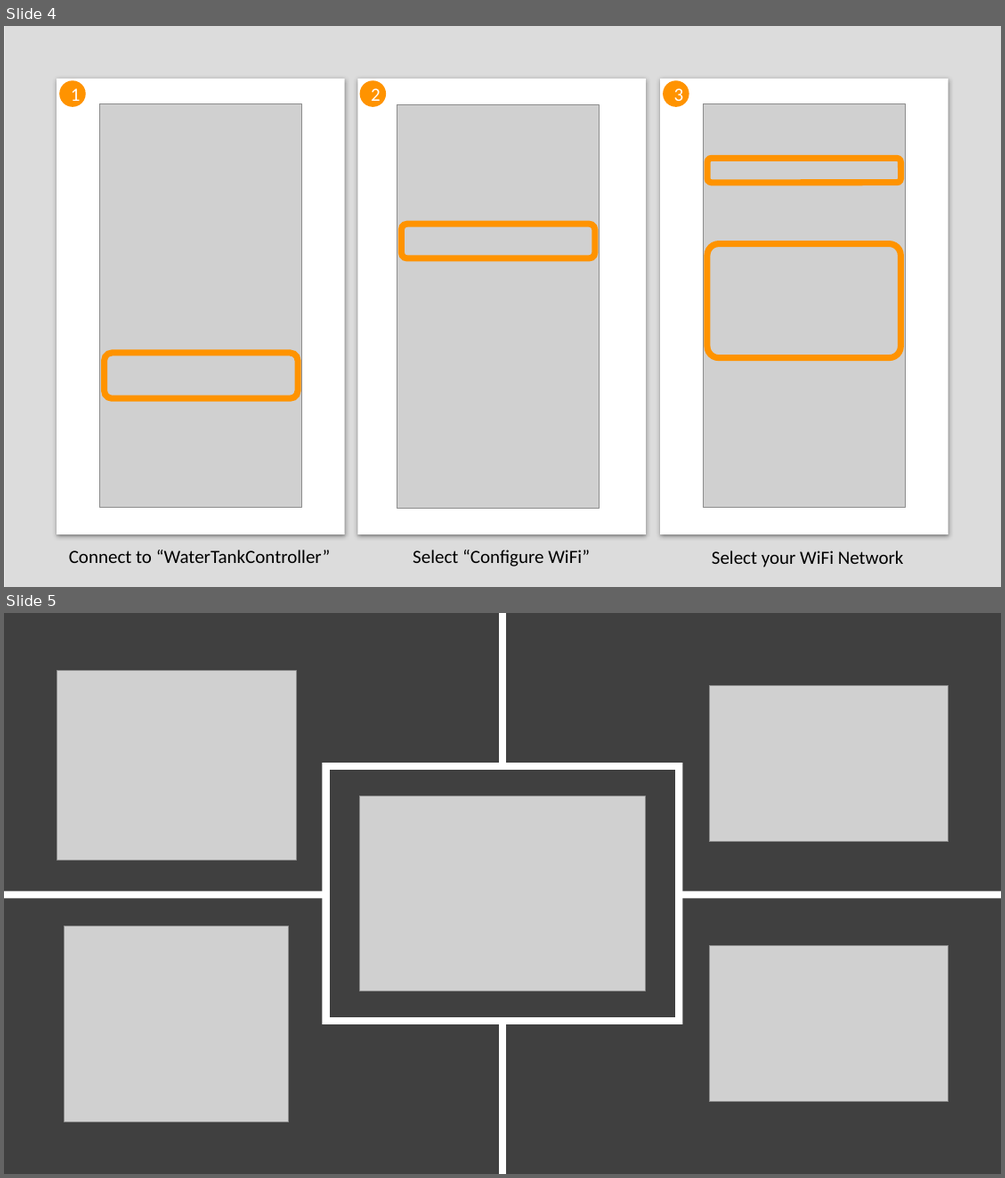
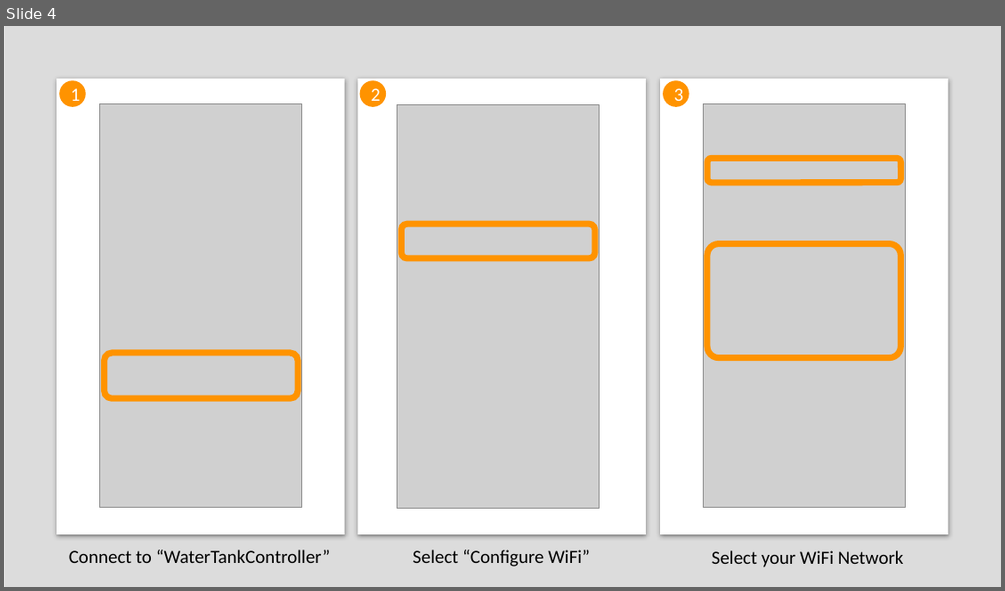
Before and after one commit to gndd/WaterTankController, a slide deck: images/WaterTankController.pptx. Shown one above the other, each under a label of ours: slides 4 and 5 before the commit, slide 4 after it. The pictures are 1005x1178 and 1005x591 pixels, drawn with LibreOffice and Linux fonts; fonts in the diff are those of the drawing; grey boxes stand for pictures. Boxes give left, top, right and bottom in pixels: in the first picture for what was removed or moved away, otherwise in the second. Text is boxed around its words. In the diff, an @@ line names an element or a change of style, - is before the commit and + after.

```diff
--- a/images/WaterTankController.pptx
+++ b/images/WaterTankController.pptx
@@ slide 5 removed at bbox=[4, 613, 1001, 1174], background #FFFFFF @@
@@ freeform shape removed at bbox=[4, 613, 499, 892] @@
@@ freeform shape removed at bbox=[507, 613, 1001, 892] @@
@@ picture removed at bbox=[57, 671, 296, 859] @@
@@ picture removed at bbox=[709, 686, 948, 842] @@
@@ freeform shape removed at bbox=[330, 770, 676, 1017] @@
@@ picture removed at bbox=[360, 796, 646, 990] @@
@@ freeform shape removed at bbox=[4, 899, 499, 1174] @@
@@ freeform shape removed at bbox=[507, 899, 1001, 1174] @@
@@ picture removed at bbox=[64, 925, 288, 1121] @@
@@ picture removed at bbox=[709, 946, 948, 1102] @@
```
Also in this commit, not shown: 1 slide added, 6 other files.
